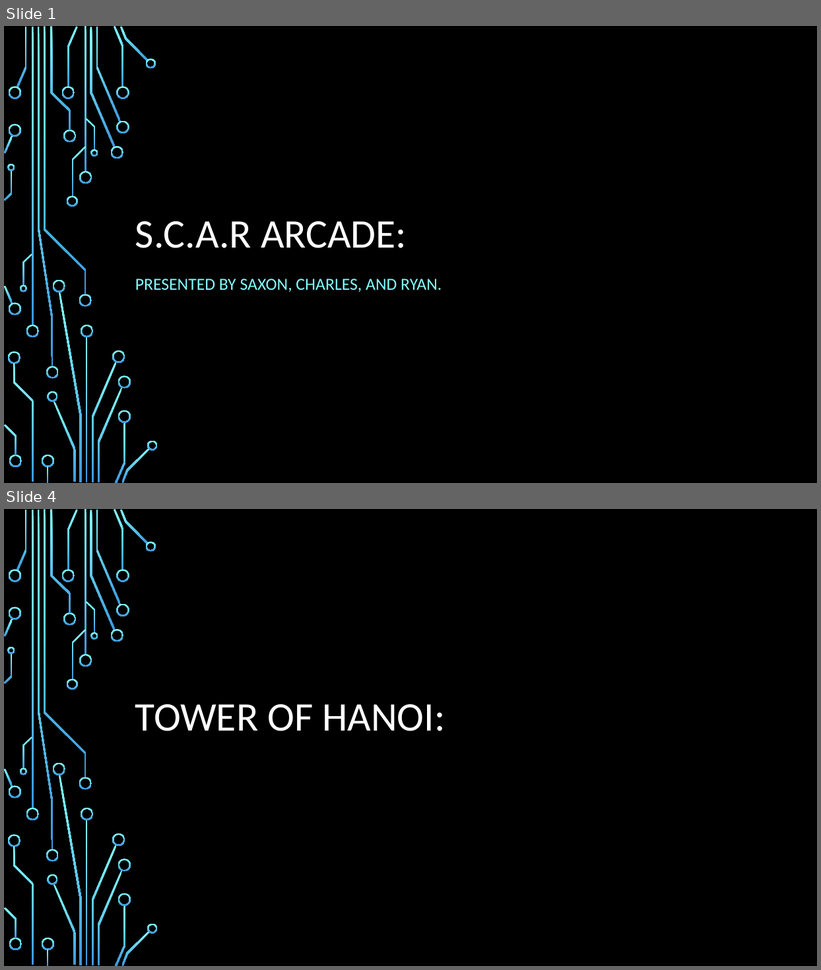
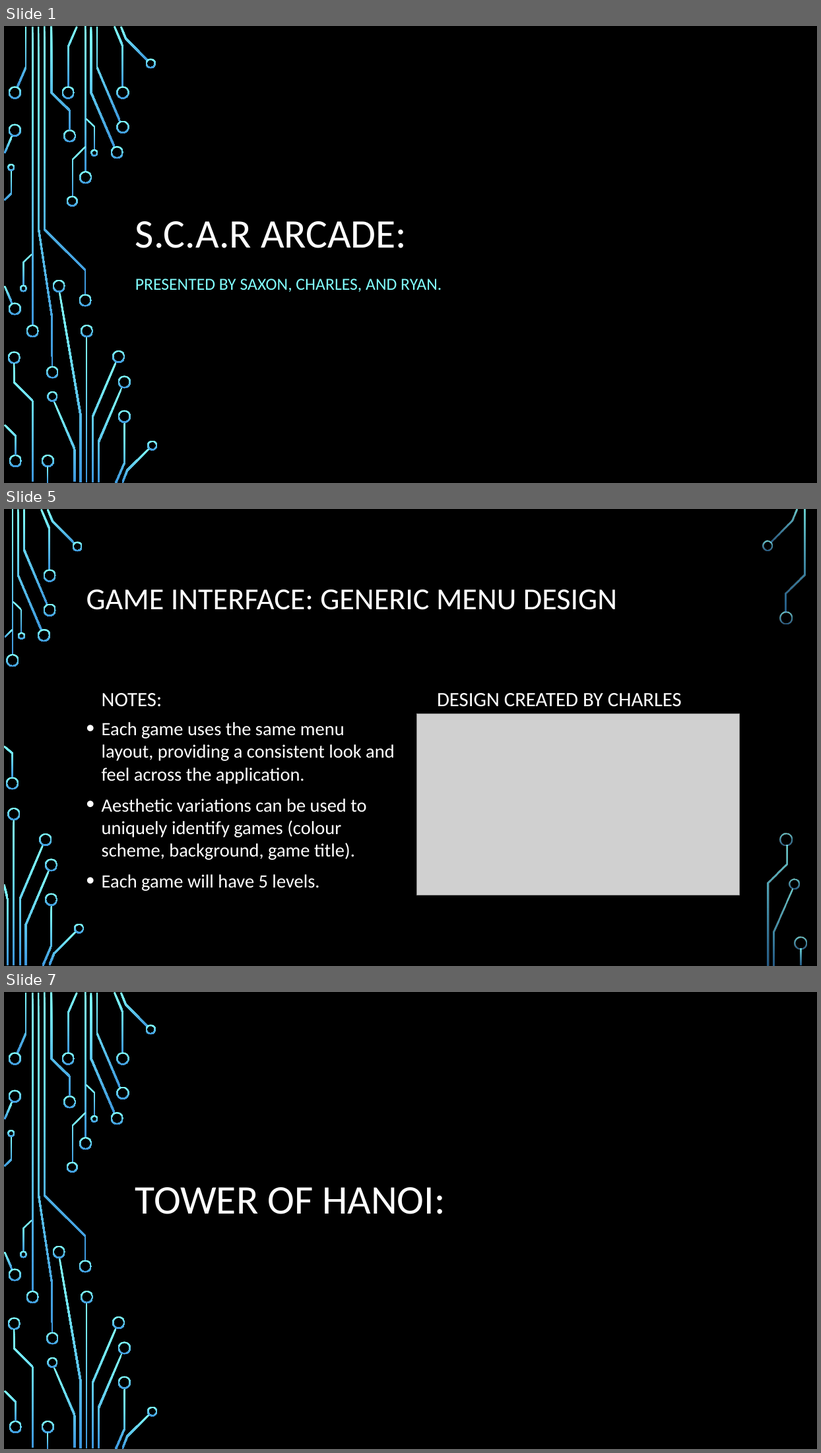
Before and after one commit to IgnitionOrk/SCaR_Arcade, a slide deck: SCaRArcade.pptx. Shown one above the other, each under a label of ours: slides 1 and 4 before the commit, slides 1, 5 and 7 after it; the slides between them are not shown. The pictures are 821x970 and 821x1453 pixels, drawn with LibreOffice and Linux fonts; fonts in the diff are those of the drawing; grey boxes stand for pictures; background and template pictures are left out. Boxes give left, top, right and bottom in pixels: in the first picture for what was removed or moved away, otherwise in the second. Text is boxed around its words. In the diff, an @@ line names an element or a change of style, - is before the commit and + after.

Commit message:
Update SCaR_Arcade week 6 presentation
Explained a bit more about what we are doing and why. Explained the game
selection interface more deeply, drafted a design of the generic game
menu, and added a few more skeletons of possibly relevant slides.

```diff
--- a/SCaRArcade.pptx
+++ b/SCaRArcade.pptx
@@ slide 5 added at box(4, 509, 817, 966), background picture (left out) @@
@@ title added at box(86, 590, 617, 610), 36 pt, text #FFFFFF @@
+GAME INTERFACE: GENERIC MENU DESIGN
@@ text added at box(102, 693, 162, 707), 24 pt, text #FFFFFF @@
+NOTES:
@@ text added at box(437, 693, 682, 707), 24 pt, text #FFFFFF @@
+DESIGN CREATED BY CHARLES
@@ text added at box(102, 722, 395, 891), 22.2 pt, text #FFFFFF @@
+• Each game uses the same menu layout, providing a consistent look and feel across the application.
+• Aesthetic variations can be used to uniquely identify games (colour scheme, background, game title).
+• Each game will have 5 levels.
@@ picture added at box(417, 714, 739, 895) @@
@@ group added at box(4, 509, 807, 966): 33 freeform shapes, 3 rectangles @@
@@ what was slide 4 is now slide 7 @@
```
Also in this commit, not shown: 2 slides changed, 3 other slides added.
